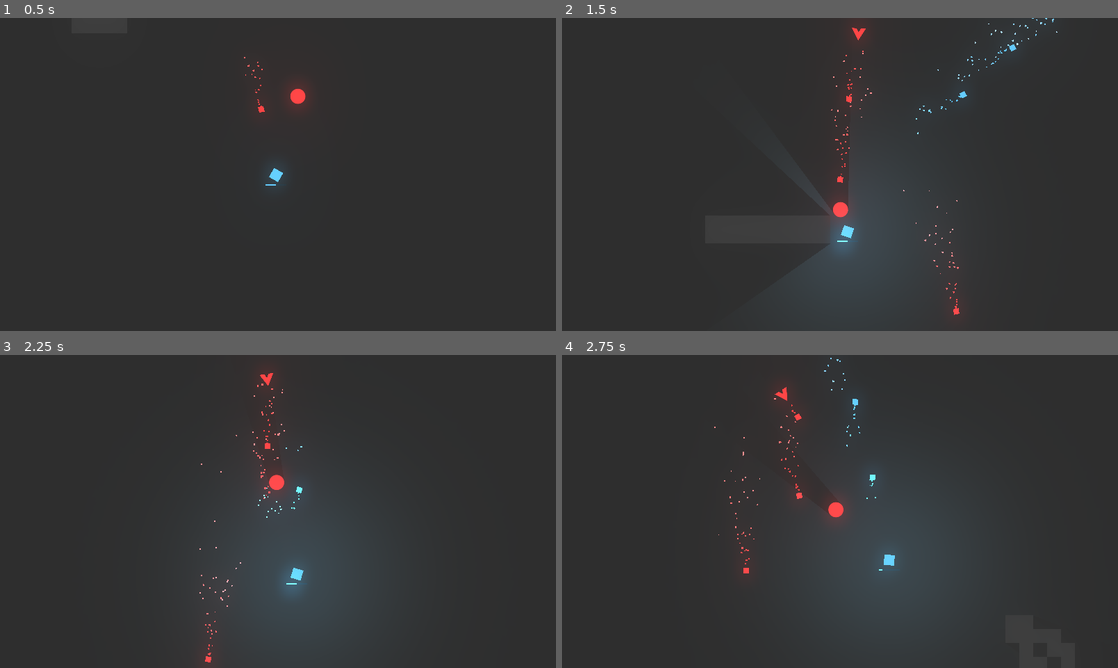
Above: before the commit, frames 1-4 (two rows, left to right).
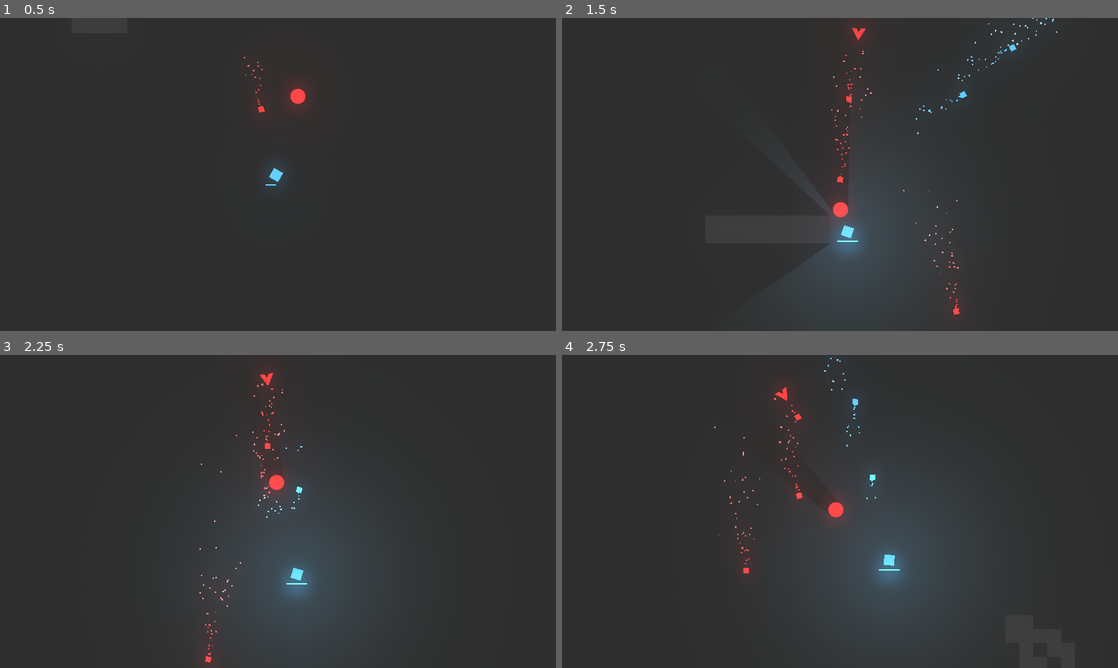
Above: after the commit, the same moments.

Repository: Talamander/unexpected-jam
Game: Godot game, scene res://Level/Arena.tscn
Two runs of this game, one before a commit and one after it. Both use one fixed random seed, a clock stepped at 60 frames per second and the inputs below. Sound files missing from this copy of the repository are replaced by a short silence.
Inputs (mouse positions are in pixels of both pictures, inside the frame that each line leads up to):
- Up to frame 1 (0.5 s): no input
- Up to frame 2 (1.5 s): move the mouse to (962, 158) at 0.52 s; press the mouse at (962, 158) at 0.53 s; hold Right (ui_right) 0.53-1.28 s; move the mouse to (728, 190) at 1.27 s; release the mouse at (728, 190) at 1.28 s; hold Down (ui_down) from 1.28 s (still down); tap L (toggle_lights) at 1.35 s
- Up to frame 3 (2.25 s): move the mouse to (333, 442) at 2.02 s; release Down (ui_down) at 2.03 s; press the mouse at (333, 442) at 2.03 s; hold Right (ui_right) from 2.03 s (still down)
- Up to frame 4 (2.75 s): keep holding Right (ui_right)

Frame 1 is identical in both runs. In frame 2, less than 0.1% of the frame differs, in the area x 51-54%, y 69-74%; in frame 3, less than 0.1%; in frame 4, 0.3%, in the area x 56-62%, y 65-74%.

Commit message:
Playstats Heat update

Diff:
--- a/ParentClasses/PlayerStats.gd
+++ b/ParentClasses/PlayerStats.gd
@@ -4,7 +4,7 @@
 
 export(int)var max_health = 4
 var health = max_health setget set_health
-var MaxHeat = 16
+var MaxHeat = 32
 var currentHeat = MaxHeat setget set_heat
 
 signal player_health_changed(value)
